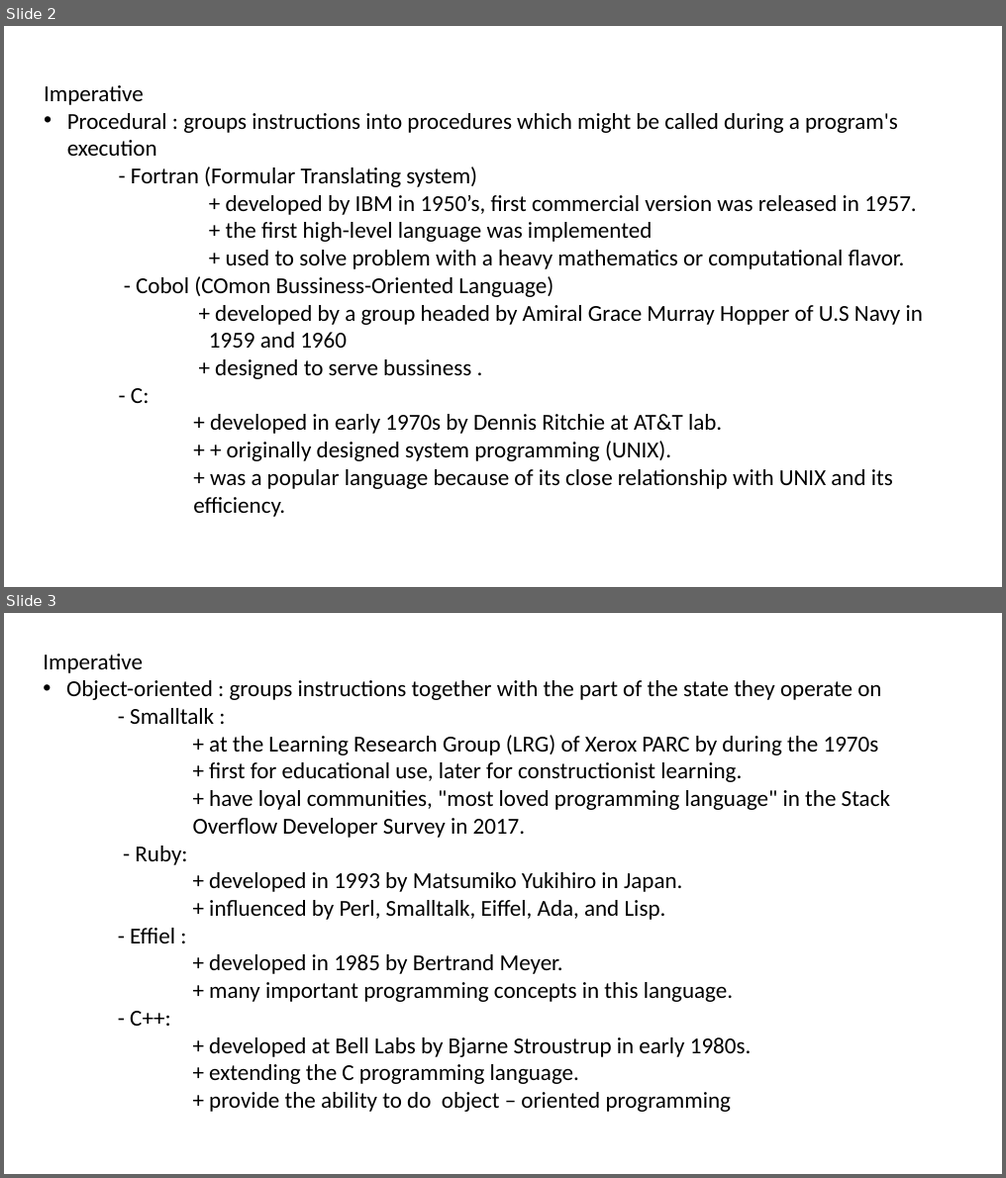
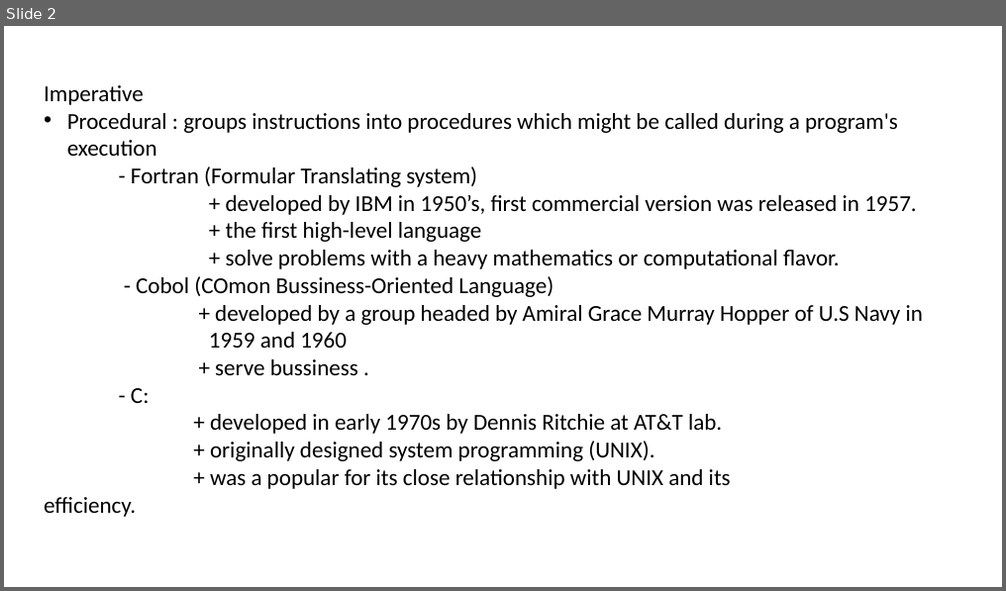
Before and after one commit to nch2698/CS-210, a slide deck: categories.pptx. Shown one above the other, each under a label of ours: slides 2 and 3 before the commit, slide 2 after it. The pictures are 1006x1178 and 1006x591 pixels, drawn with LibreOffice and Linux fonts; fonts in the diff are those of the drawing. Boxes give left, top, right and bottom in pixels: in the first picture for what was removed or moved away, otherwise in the second. Text is boxed around its words. In the diff, an @@ line names an element or a change of style, - is before the commit and + after.

```diff
--- a/categories.pptx
+++ b/categories.pptx
@@ slide 3 removed at (4, 613, 1002, 1174), background #FFFFFF @@
@@ text removed at (43, 654, 890, 1112) @@
-Imperative
-• Object-oriented : groups instructions together with the part of the state they operate on
-- Smalltalk :
-+ at the Learning Research Group (LRG) of Xerox PARC by during the 1970s
-+ first for educational use, later for constructionist learning.
-+ have loyal communities, "most loved programming language" in the Stack
-Overflow Developer Survey in 2017.
-- Ruby:
-+ developed in 1993 by Matsumiko Yukihiro in Japan.
-+ influenced by Perl, Smalltalk, Eiffel, Ada, and Lisp.
-- Effiel :
-+ developed in 1985 by Bertrand Meyer.
-+ many important programming concepts in this language.
-- C++:
-+ developed at Bell Labs by Bjarne Stroustrup in early 1980s.
-+ extending the C programming language.
-+ provide the ability to do object – oriented programming
@@ slide 2 changed as well @@
@@ text at (226, 222, 840, 270): text changed @@
-+ the first high-level language was implemented
-+ used to solve problem with a heavy mathematics or computational flavor.
++ the first high-level language
++ solve problems with a heavy mathematics or computational flavor.
@@ text at (215, 360, 358, 375): text changed @@
-+ designed to serve bussiness .
++ serve bussiness .
@@ text at (44, 441, 731, 517): text changed @@
-+ + originally designed system programming (UNIX).
-+ was a popular language because of its close relationship with UNIX and its efficiency.
++ originally designed system programming (UNIX).
++ was a popular for its close relationship with UNIX and its efficiency.
```
Also in this commit, not shown: 4 other slides changed, 1 slide added, 1 other slide removed.
